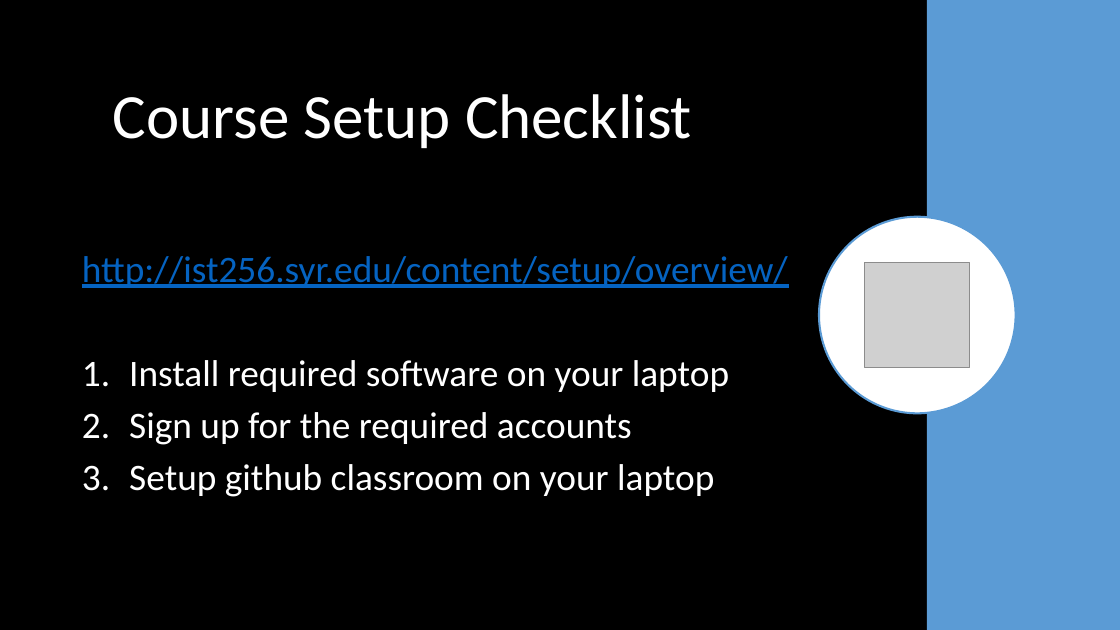
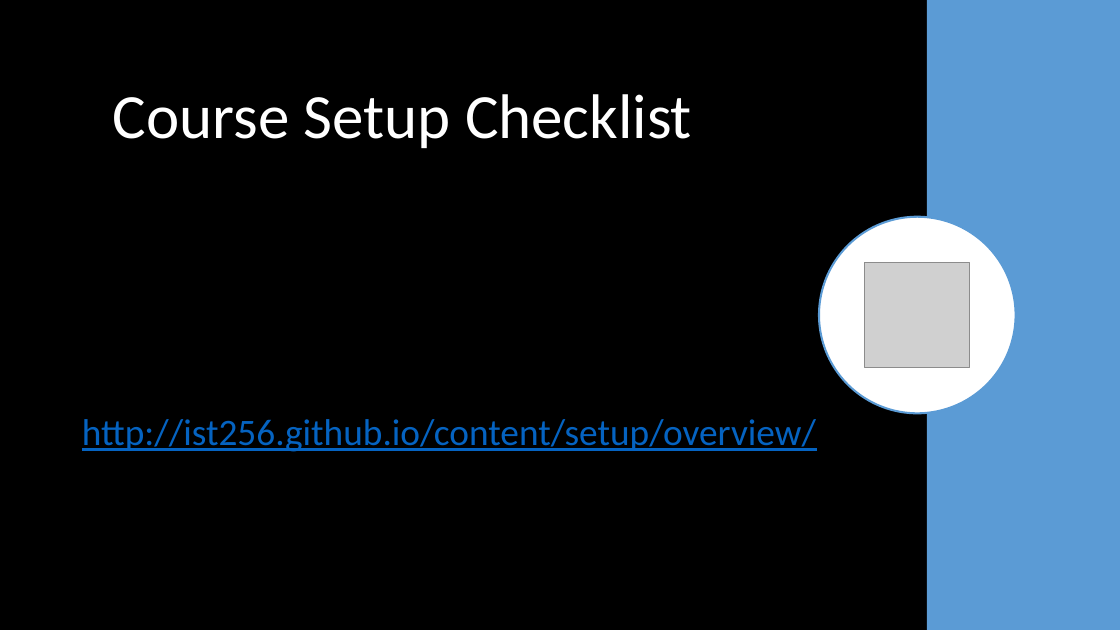
Before and after one commit to ist256/IST256.github.io, a slide deck: slide 33 of content/00/Course-Intro.pptx (slide 37 before the commit). Drawn at 1120x630 pixels with LibreOffice and Linux fonts; fonts in the diff are those of the drawing; grey boxes stand for pictures. Boxes give left, top, right and bottom in pixels: in the first picture for what was removed or moved away, otherwise in the second. Text is boxed around its words. In the diff, an @@ line names an element or a change of style, - is before the commit and + after.

```diff
--- a/content/00/Course-Intro.pptx
+++ b/content/00/Course-Intro.pptx
@@ text at (x1=82, y1=419, x2=816, y2=452): text changed; text colour #FFFFFF to #0563C1 @@
-http://ist256.syr.edu/content/setup/overview/
-1. Install required software on your laptop
-2. Sign up for the required accounts
-3. Setup github classroom on your laptop
+http://ist256.github.io/content/setup/overview/
```
Also in this commit, not shown: 14 other slides changed, 2 slides added, 6 slides removed, 2 other files.
